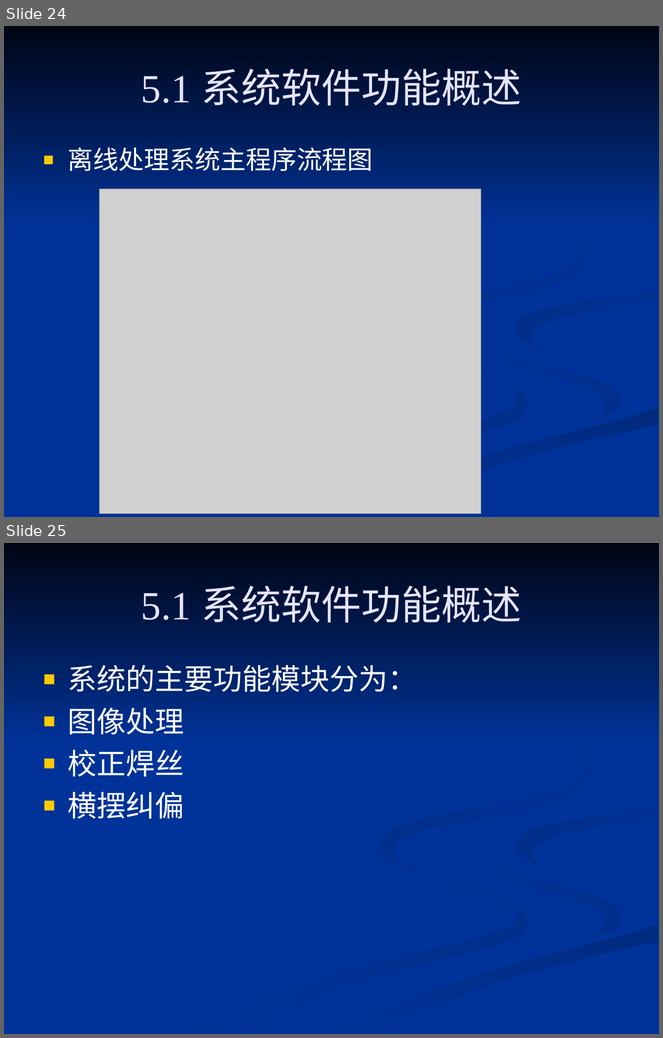
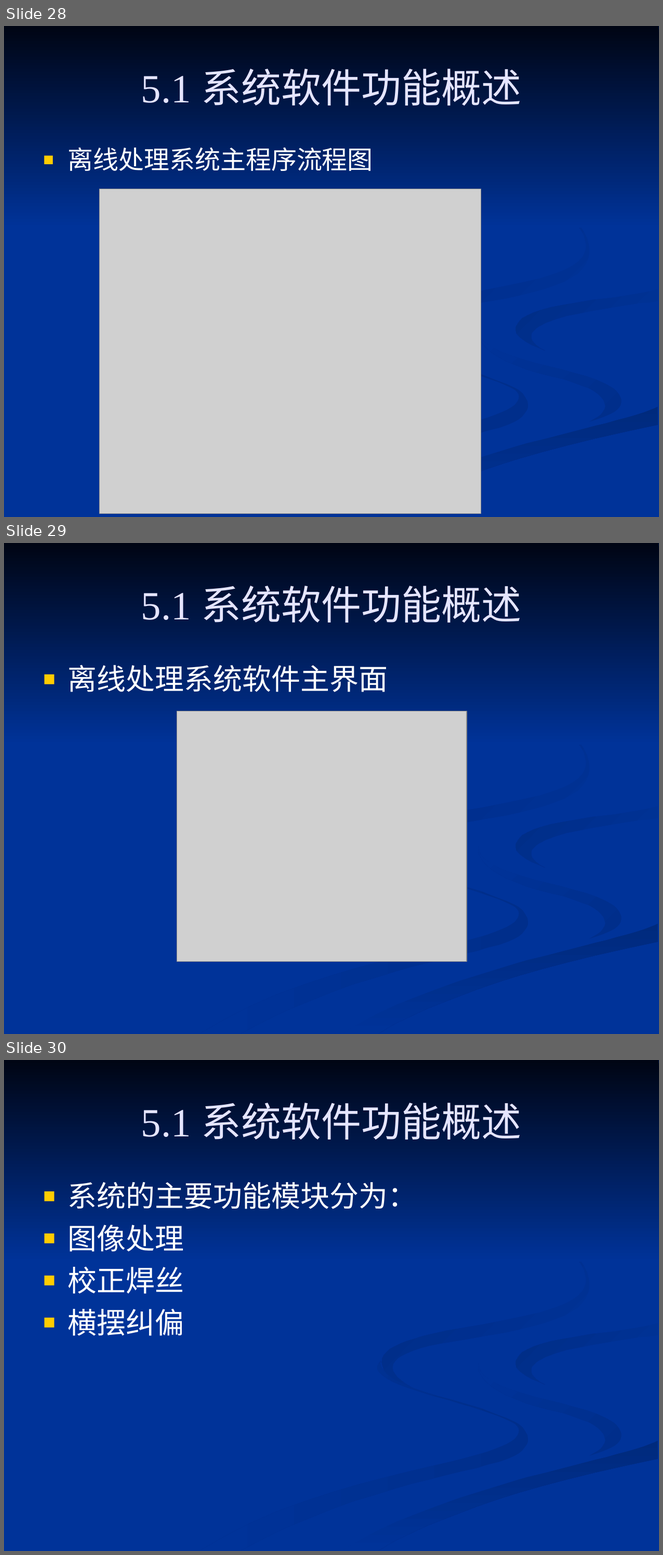
Before and after one commit to 61--/weiyanmin, a slide deck: 工程硕士/基于被动光的管道打底MIG焊焊缝图像处理算法的研究.ppt. Shown one above the other, each under a label of ours: slides 24 and 25 before the commit, slides 28, 29 and 30 after it. The pictures are 663x1038 and 663x1555 pixels, drawn with LibreOffice and Linux fonts; fonts in the diff are those of the drawing; grey boxes stand for pictures. Boxes give left, top, right and bottom in pixels: in the first picture for what was removed or moved away, otherwise in the second. Text is boxed around its words. In the diff, an @@ line names an element or a change of style, - is before the commit and + after.

```diff
--- a/工程硕士/基于被动光的管道打底MIG焊焊缝图像处理算法的研究.ppt
+++ b/工程硕士/基于被动光的管道打底MIG焊焊缝图像处理算法的研究.ppt
@@ slide 29 added at <box>4,543,659,1034</box>, background #003399; not listed: 7 template elements that a slide beside it also shows @@
@@ title added at <box>141,586,521,623</box>, 44 pt, text #E5E5FF @@
+5.1 系统软件功能概述
@@ text added at <box>68,665,388,692</box>, 32 pt, text #FFFFFF @@
+■ 离线处理系统软件主界面
@@ picture added at <box>177,711,467,962</box> @@
@@ what was slide 24 is now slide 28 @@
@@ what was slide 25 is now slide 30 @@
```
Also in this commit, not shown: 2 slides changed, 4 other slides added.
